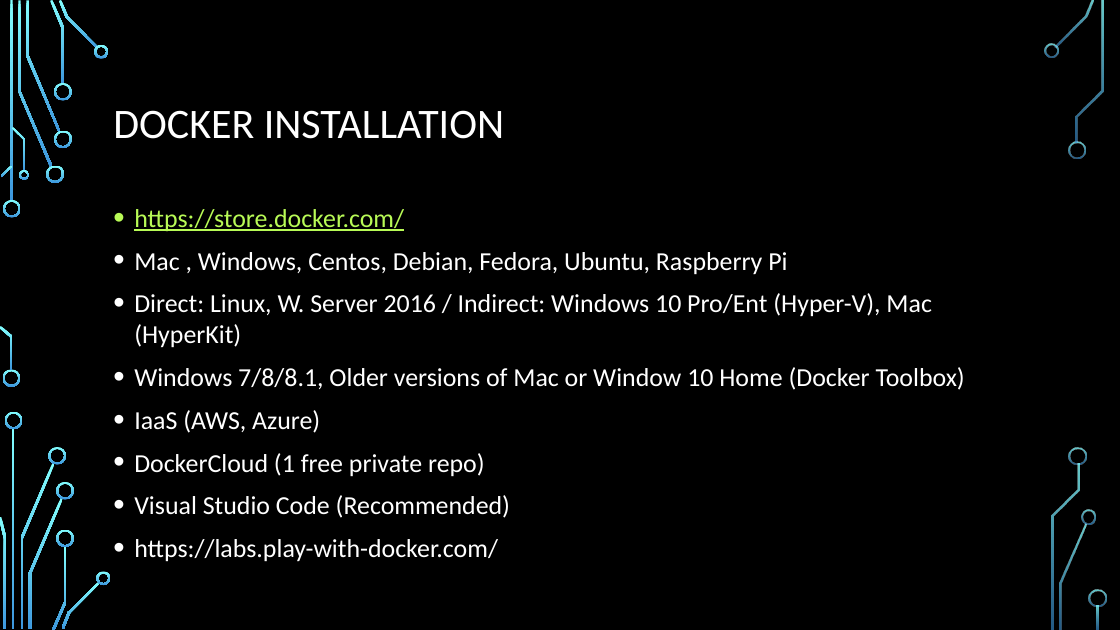
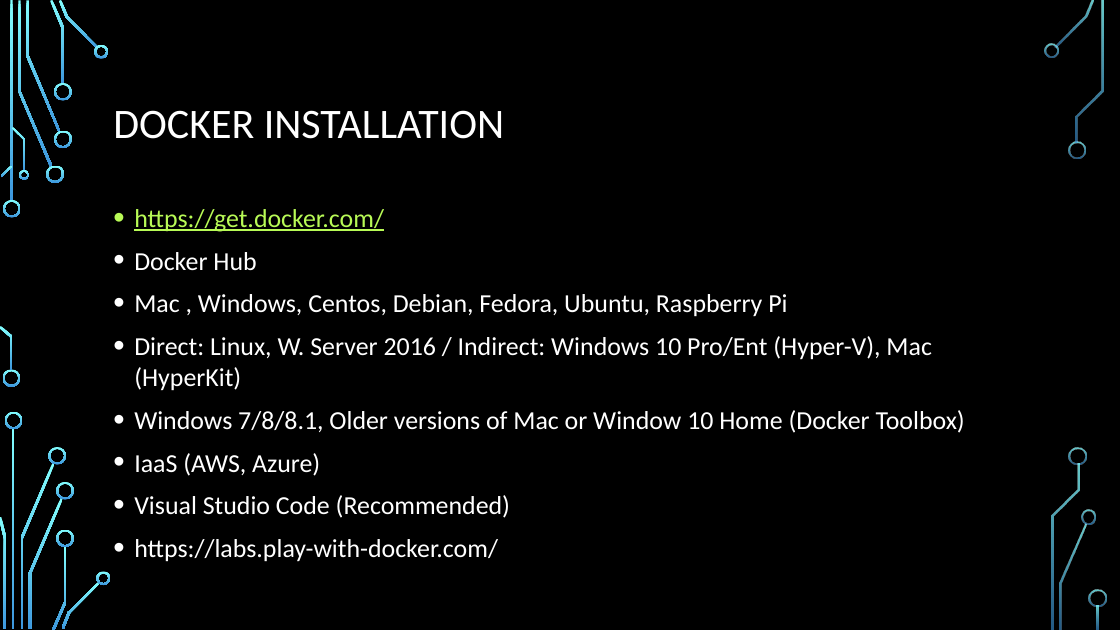
Before and after one commit to serdarmumcu/dockertraining, a slide deck: slide 10 of DOCKER 101.pptx (slide 9 before the commit). Drawn at 1120x630 pixels with LibreOffice and Linux fonts; fonts in the diff are those of the drawing; background and template pictures are left out. Boxes give left, top, right and bottom in pixels: in the first picture for what was removed or moved away, otherwise in the second. Text is boxed around its words. In the diff, an @@ line names an element or a change of style, - is before the commit and + after.

```diff
--- a/DOCKER 101.pptx
+++ b/DOCKER 101.pptx
@@ text at (x1=134, y1=209, x2=384, y2=270): text changed @@
-• https://store.docker.com/
+• https://get.docker.com/
+• Docker Hub
@@ text at (x1=134, y1=453, x2=485, y2=477): paragraph removed @@
-• DockerCloud (1 free private repo)
```
Also in this commit, not shown: 8 other slides changed, 2 slides added.
